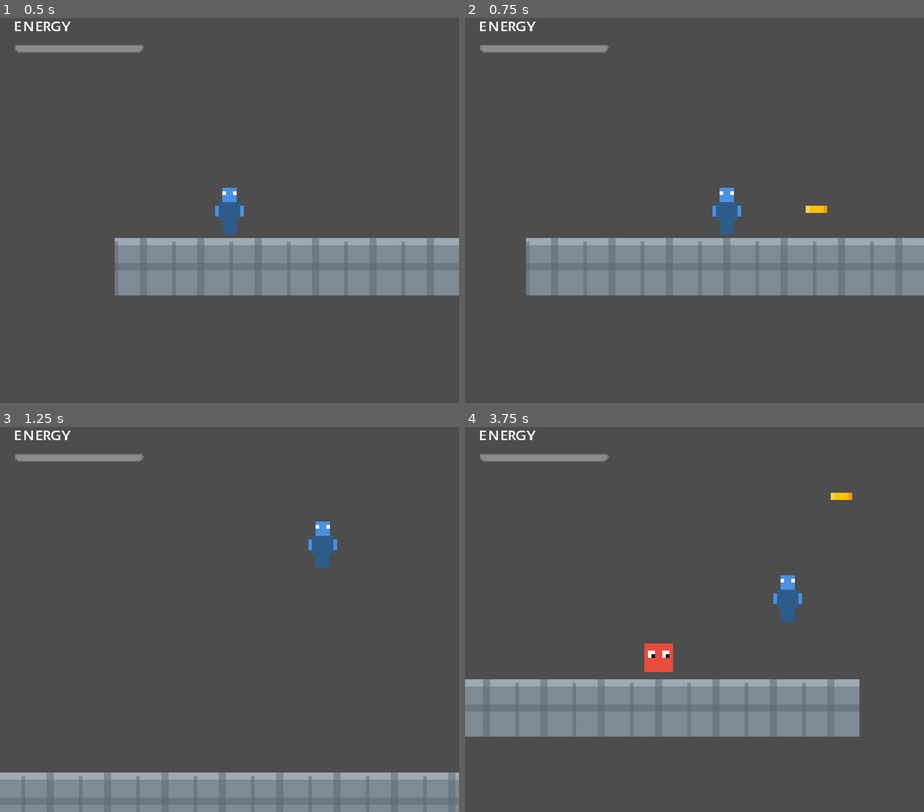
Above: before the commit, frames 1-4 (two rows, left to right).
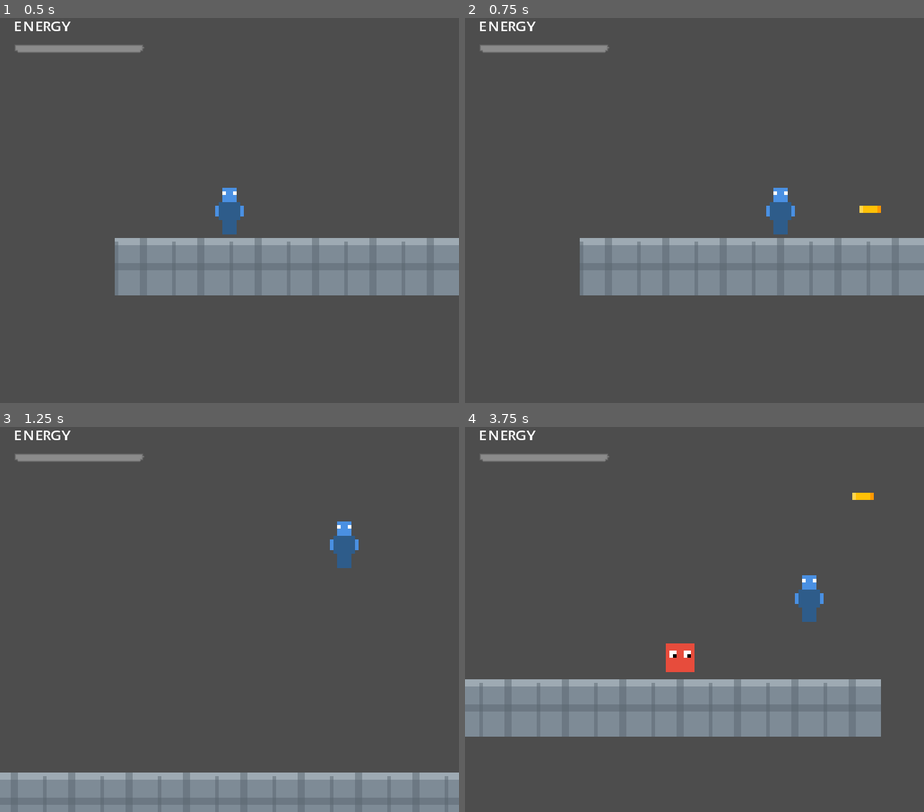
Above: after the commit, the same moments.

Repository: kabuumu/godot-platformer
Game: Godot game, scene res://scenes/main.tscn
Same seed, same stepped clock (60 frames per second), same inputs: the game is played once before the commit and once after it.
Inputs:
- Up to frame 1 (0.5 s): no input
- Up to frame 2 (0.75 s): tap Enter at 0.5 s; hold D (move_right) from 0.53 s (still down); tap X (shoot) at 0.6 s
- Up to frame 3 (1.25 s): keep holding D (move_right); tap Space (jump) at 0.77 s
- Up to frame 4 (3.75 s): tap X (shoot) every 0.75 s from 1.35 to 3.6 s; tap Space (jump) at 1.52, 3.02 s; release D (move_right) at 2.03 s; hold A (move_left) 2.03-2.78 s; hold D (move_right) from 2.78 s (still down)

Frame 1 is identical in both runs. In frame 2, 3.2% of the frame differs, in the area x 13-96%, y 44-73%; in frame 3, 1.5%; in frame 4, 3.0%.

Commit message:
Update camera to apply dampening only to Y-axis movement
Co-authored-by: kabuumu <17453872+kabuumu@users.noreply.github.com>

Diff:
--- a/scripts/camera.gd
+++ b/scripts/camera.gd
@@ -5,7 +5,7 @@
 @export var deadzone_width = 64.0  # Horizontal deadzone (32 pixels each side from center)
 @export var deadzone_height = 48.0  # Vertical deadzone (24 pixels each side from center)
 
-# Smoothing speed for camera movement when following player
+# Smoothing speed for Y-axis camera movement (X-axis follows instantly like Mega Man)
 @export var follow_speed = 5.0
 
 # Target position for smooth camera movement
@@ -43,8 +43,10 @@
 	elif player_offset.y < -half_deadzone_height:
 		target_position.y += player_offset.y + half_deadzone_height
 
-	# Smoothly move camera towards target position
-	global_position = global_position.lerp(target_position, follow_speed * delta)
+	# Move camera towards target position
+	# X-axis follows perfectly (like Mega Man), Y-axis is smoothed
+	global_position.x = target_position.x
+	global_position.y = lerp(global_position.y, target_position.y, follow_speed * delta)
 
 	# Snap to nearest pixel for pixel-perfect rendering
 	global_position = global_position.round()
